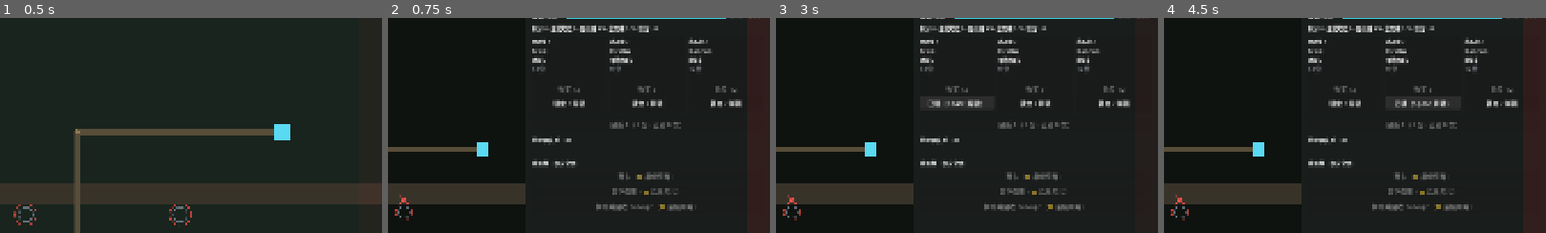
Above: before the commit, frames 1-4 (left to right).
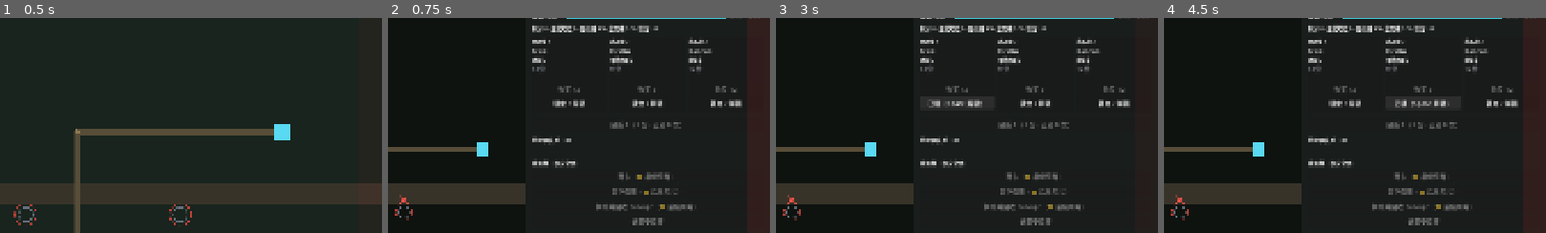
Above: after the commit, the same moments.

Repository: w814929152/corebound
Game: Godot game, scene res://scenes/main.tscn
The game is run twice, just before and just after one commit, with the same random seed, the same clock (stepped at 60 frames per second) and the same inputs.
Inputs:
- Up to frame 1 (0.5 s): no input
- Up to frame 2 (0.75 s): click "开关抽屉 (Tab)" at 0.5 s
- Up to frame 3 (3 s): click "放置模式" at 1.25 s; click "开关抽屉 (Tab)" at 2 s; click "锁定 / 解锁" at 2.75 s
- Up to frame 4 (4.5 s): click "已锁（Space 解锁）" at 3.5 s; click "锁定 / 解锁" at 4.25 s
The pictures show only the part of the screen within x 50-100%, y 7-57%; the shares and areas given below are measured in that part.

Frame 1 is identical in both runs. In frame 2, 0.2% of the frame differs, in the area x 64-72%, y 92-97%; in frame 3, 0.2%; in frame 4, 0.2%.

Commit message:
T1 修复入口 UI 弹窗: 安全窗重决策面板处置受损塔三选一(方案B)
- shop_runtime.gd: snapshot().slots 每座加 disabled 字段(UI 红点计数数据源, 金标本零改动)
- time_director.gd: 加 signal repair_requested()(信号总线, 与 salvage_requested 同构)
- shop_overlay.gd: _heavy_panel 加「处置受损塔 (N)」按钮(有受损塔才亮+红点计数, SR-R2 只标事实); _refresh_repair_btn 统计 snapshot disabled 数; 可否点=有受损塔且安全窗(T-C1/E16)
- 新建 disabled_tower_dialog.gd: 多塔处置弹窗(CanvasLayer 140 自定义 Control, 禁 AcceptDialog, 同 salvage_confirm_dialog 范式); 纯展示+意图确认不含玩法口径; 每座一行三选一(修复/被动拆除/放着不管=关闭); 修复按钮积分不足置灰(E-T4); 处置后 refresh 重算剩余列表空则自动关闭
- shop_controller.gd: _on_repair_requested/_show_repair_dialog/_remaining_disabled_rows 接线(组装 can_repair 布尔+挂修复/拆除/放着不管回调)
- 设计: 兑现 Q-T4 波次间三选一的 UI 层; E15 弹窗期间世界仍 paused
- 验证: 切片5 场景冒烟 22/0 EXIT=0(新弹窗+接线+按钮场景树编译运行零 SCRIPT ERROR); T1 单测 74 项(原67+AC-T1-15 新增7项 snapshot slots.disabled 数据源守护); 全量回归 3255 项/0 失败
- 文档同步: slice8-verify 修复入口行 / GDD Q-T4 行 / control-manifest(T1 批次自检+文件清单 67->74 项)

Diff:
--- a/scripts/gameplay/shop_controller.gd
+++ b/scripts/gameplay/shop_controller.gd
@@ -29,6 +29,8 @@
 const _TSM := preload("res://scripts/engine/time_state_machine.gd")
 const _ShopRuntime := preload("res://scripts/gameplay/shop_runtime.gd")
 const _SalvageDialog := preload("res://scripts/ui/salvage_confirm_dialog.gd")
+## 🔒 T1 修复入口：多塔处置弹窗（Disabled 塔三选一：修复/被动拆除/放着不管）
+const _DisabledTowerDialog := preload("res://scripts/ui/disabled_tower_dialog.gd")
 ## 🟢 切片8续3（可玩 MVP）：一局结算覆盖层（胜负展示 + 重开/退出）
 const _ResultOverlay := preload("res://scripts/ui/result_overlay.gd")
 
@@ -90,6 +92,9 @@
 	#  salvage_requested：切片8 拆除回收结算器 + I-9 二次确认弹窗
 	if not d.is_connected("salvage_requested", _on_salvage_requested):
 		d.salvage_requested.connect(_on_salvage_requested)
+	# 🔒 T1 修复入口：重决策面板「处置受损塔」→ 多塔处置弹窗（修复/被动拆除/放着不管）
+	if not d.is_connected("repair_requested", _on_repair_requested):
+		d.repair_requested.connect(_on_repair_requested)
 	#  I-7 塔位点选：MonsterLayer 点击塔 → runtime.select_tower
 	if not d.is_connected("tower_select_requested", _on_tower_select_requested):
 		d.tower_select_requested.connect(_on_tower_select_requested)
@@ -249,6 +254,77 @@
 	)
 
 
+# ---------------------------------------------------------------------------
+#  🔒 T1 修复入口（Q-T4 三选一 · E-T2 多塔列表 · E-T4 永不死锁）
+# ---------------------------------------------------------------------------
+## 「处置受损塔」按钮 → 读 list_disabled_towers() 组装多塔处置弹窗。
+func _on_repair_requested() -> void:
+	if runtime == null:
+		return
+	var rows: Array = runtime.list_disabled_towers()
+	if rows.is_empty():
+		runtime.last_error = "当前没有受损塔需要处置"
+		_emit_shop()
+		return
+	_show_repair_dialog(rows)
+
+
+## 组装多塔处置弹窗（E-T2：每座一行三选一）。
+##   🔴 每座预计算 `can_repair`（积分是否够修），供弹窗置灰「修复」按钮（E-T4）。
+##   🔴 E15：弹窗打开时世界仍 paused（dialog process_mode=ALWAYS，不解除暂停）。
+func _show_repair_dialog(rows: Array) -> void:
+	var dlg = _DisabledTowerDialog.new()
+	add_child(dlg)
+	# 组装行数据：加 can_repair 布尔（积分够不够修这一座）
+	var scrap_now := float(runtime.scrap)
+	var prepared: Array = []
+	for row in rows:
+		prepared.append({
+			"slot": int(row["slot"]),
+			"invested": float(row["invested"]),
+			"repair_cost": int(row["repair_cost"]),
+			"attach_layers": int(row["attach_layers"]),
+			"can_repair": scrap_now >= float(row["repair_cost"]),
+		})
+	# 玩家点「修复」→ 结算 + 刷新剩余受损塔列表（可能修好后列表变短/空）
+	dlg.tower_repair_requested.connect(func(slot: int) -> void:
+		var res: Dictionary = runtime.repair_tower(slot)
+		if bool(res["ok"]):
+			print("[shop_controller] 修复塔位 %d：花 %.0f 分回满 HP（保留装配卡）"
+				% [slot, float(res["cost"])])
+		else:
+			runtime.last_error = String(res["reason"])
+		_emit_shop()
+		_emit_run()
+		# 重算剩余受损塔 → 刷新弹窗（空则自动关闭）
+		dlg.refresh(_remaining_disabled_rows())
+	)
+	# 玩家点「被动拆除」→ 结算 + 刷新剩余列表
+	dlg.tower_salvage_requested.connect(func(slot: int) -> void:
+		var res: Dictionary = runtime.salvage_disabled_tower(slot)
+		if bool(res["ok"]):
+			print("[shop_controller] 被动拆除塔位 %d：销毁 %d 张卡（%d 层）· 返还 0%%"
+				% [slot, int(res["cards_destroyed"]), int(res["layers_destroyed"])])
+		else:
+			runtime.last_error = String(res["reason"])
+		_emit_shop()
+		_emit_run()
+		dlg.refresh(_remaining_disabled_rows())
+	)
+	# 「放着不管」/ 关闭 → 释放弹窗（no-op；下次安全窗仍在）
+	dlg.closed.connect(func() -> void:
+		dlg.queue_free()
+	)
+	dlg.show_towers(prepared)
+
+
+## 🔴 只读：重算当前剩余受损塔的弹窗行数据（某座修复/拆除后供 refresh 用）。
+func _remaining_disabled_rows() -> Array:
+	if runtime == null:
+		return []
+	return runtime.list_disabled_towers()
+
+
 # ---- 待放置队列 → 进入放置模式（I-8 的前半段）----
 func request_placement(pending_index: int) -> bool:
 	if runtime == null or director == null:
--- a/scripts/gameplay/shop_runtime.gd
+++ b/scripts/gameplay/shop_runtime.gd
@@ -1128,9 +1128,11 @@
 	for i in range(int(cfg["n_slots"])):
 		if by_slot.has(i):
 			var t2 = by_slot[i]
-			slots.append({"slot": i, "ctype": String(t2.ctype), "h": int(t2.h), "empty": false})
+			# 🔒 T1 修复入口 UI：暴露 disabled 状态供重决策面板红点计数（有受损塔才亮「处置受损塔」按钮）
+			slots.append({"slot": i, "ctype": String(t2.ctype), "h": int(t2.h),
+				"empty": false, "disabled": bool(t2.disabled)})
 		else:
-			slots.append({"slot": i, "ctype": "", "h": 0, "empty": true})
+			slots.append({"slot": i, "ctype": "", "h": 0, "empty": true, "disabled": false})
 		place_modes.append(placement_mode_for(i) if _placing_index >= 0 else "")
 
 	return {
--- /dev/null
+++ b/scripts/ui/disabled_tower_dialog.gd
@@ -0,0 +1,198 @@
+extends CanvasLayer
+##
+## T1 · 修复入口多塔处置弹窗（`disabled_tower_dialog.gd`）
+##
+## 🔴 口径来源：`mechanics-tower-life-death` §2.3 / Q-T4（三选一）/ Q-T8（数值）/ E-T2 / E-T4 / E-T6（原文一字不改）
+##   · Disabled 塔在**波次间安全窗**玩家三选一：
+##       ① **修复** `Repair`：花 `ceil(0.30×累计投入)` 分 → HP 回满 → 恢复输出（装配卡全保留，E-T6 层数不变）；
+##       ② **被动拆除** `Salvage(Disabled)`：返还 **0%**、装配卡全销毁、释放塔位；
+##       ③ **放着不管**：no-op（继续占塔位、不输出、仍吃 κ 折价）→ 本弹窗里 = 关闭（下次安全窗仍在）。
+##   · E-T2：多座同时停机**合并为一个列表弹窗**（每座一行三选一）。
+##   · E-T4：积分不足修不起 → 「修复」按钮**置灰**（玩家可改「放着不管」或「被动拆除」→ 永不死锁）。
+##
+## 🔴 分层：CanvasLayer 140（shop-reroll §2.4 分层表，同 salvage_confirm_dialog）；
+##    **禁止 `AcceptDialog` 默认控件** → 本文件用自定义 `Control`。
+## 🔴 E15：弹窗打开时世界仍 `paused`（本节点 `process_mode = ALWAYS`，只关注意图，不解除暂停）。
+##
+## 🔴 通用性（同 salvage_confirm_dialog）：本组件是**纯展示 + 意图确认**，不含任何玩法口径。
+##    `show_towers(rows)` 接收 **controller 已组装好的行数据**（含 `can_repair` 布尔），
+##    玩法结算（修花费多少、拆销毁几张）由 `ShopRuntime` 计算、由 `ShopController` 组装后传入。
+##    组件本身不 import 任何 engine 逻辑，只把玩家点选的 slot + 动作通过信号回传。
+##
+## 用法（ShopController 侧）：
+##   var dlg := DisabledTowerDialog.new()
+##   add_child(dlg)
+##   dlg.tower_repair_requested.connect(func(slot): runtime.repair_tower(slot); ...)
+##   dlg.tower_salvage_requested.connect(func(slot): runtime.salvage_disabled_tower(slot); ...)
+##   dlg.closed.connect(func(): dlg.queue_free())
+##   dlg.show_towers(runtime.list_disabled_towers())   # rows: [{slot, invested, repair_cost, attach_layers, can_repair}]
+##
+## ⚠️ Godot 坑（control-manifest §4）：
+##   G6 headless 无 global_script_class_cache → 不写 `class_name`，一律 preload 调用方处理；
+##   本节点是 Node（CanvasLayer），由 controller `add_child`，不走 class_name 实例化。
+##
+
+## 玩家在弹窗里点「修复」某座塔（携带塔位 slot）。
+signal tower_repair_requested(slot: int)
+## 玩家在弹窗里点「被动拆除」某座塔（携带塔位 slot）。
+signal tower_salvage_requested(slot: int)
+## 弹窗关闭（「放着不管」= no-op 关闭，或全部处置完毕自动关闭）。
+signal closed()
+
+
+var _built: bool = false
+var _on_close: Callable = Callable()
+
+var _panel: PanelContainer
+var _title_label: Label
+var _rows_box: VBoxContainer
+var _close_btn: Button
+
+
+func _init() -> void:
+	# 🔴 layer 必须在 _init 就钉死（show_towers 可能在 _ready 前被调）
+	layer = 140                          # shop-reroll §2.4 分层表：确认弹窗 = 140
+
+
+func _ready() -> void:
+	# 🔴 E15：弹窗期间世界仍 paused；本节点必须 ALWAYS 才能收按钮点击
+	process_mode = Node.PROCESS_MODE_ALWAYS
+	_build()
+	visible = false
+
+
+## 幂等构建（show_towers 可能在 _ready 之前被调，兜底自建）。
+func _build() -> void:
+	if _built:
+		return
+	_built = true
+	# 全屏半透明遮罩（点击空白处 = 关闭，防误触；等价「放着不管」）
+	var backdrop := ColorRect.new()
+	backdrop.color = Color(0.0, 0.0, 0.0, 0.5)
+	backdrop.set_anchors_preset(Control.PRESET_FULL_RECT)
+	backdrop.gui_input.connect(_on_backdrop_input)
+	add_child(backdrop)
+
+	_panel = PanelContainer.new()
+	_panel.set_anchors_preset(Control.PRESET_CENTER)
+	_panel.custom_minimum_size = Vector2(420.0, 0.0)
+	add_child(_panel)
+
+	var margin := MarginContainer.new()
+	margin.add_theme_constant_override("margin_left", 20)
+	margin.add_theme_constant_override("margin_right", 20)
+	margin.add_theme_constant_override("margin_top", 18)
+	margin.add_theme_constant_override("margin_bottom", 18)
+	_panel.add_child(margin)
+
+	var vbox := VBoxContainer.new()
+	vbox.add_theme_constant_override("separation", 12)
+	margin.add_child(vbox)
+
+	_title_label = Label.new()
+	_title_label.add_theme_font_size_override("font_size", 18)
+	_title_label.horizontal_alignment = HORIZONTAL_ALIGNMENT_CENTER
+	vbox.add_child(_title_label)
+
+	_rows_box = VBoxContainer.new()
+	_rows_box.add_theme_constant_override("separation", 10)
+	vbox.add_child(_rows_box)
+
+	_close_btn = Button.new()
+	_close_btn.text = "放着不管（关闭）"
+	_close_btn.custom_minimum_size = Vector2(0.0, 40.0)
+	_close_btn.pressed.connect(_on_close_pressed)
+	vbox.add_child(_close_btn)
+
+
+## 展示多塔处置弹窗。`rows` = controller 组装好的 Array[Dictionary]：
+##   { slot:int, invested:float, repair_cost:int, attach_layers:int, can_repair:bool }
+func show_towers(rows: Array) -> void:
+	_build()
+	var n := rows.size()
+	_title_label.text = "受损塔处置（%d 座 · 波次间安全窗）" % n
+	_clear_rows()
+	for row in rows:
+		_rows_box.add_child(_make_row(row))
+	# 无可修塔时把关闭按钮文案强调为唯一出口（E-T4：放不管 / 拆，永不死锁）
+	_close_btn.text = "放着不管（关闭）"
+	visible = true
+
+
+## 刷新行数据（controller 在某座塔处置后重算剩余受损塔列表 → 重新填充；空则关闭）。
+func refresh(rows: Array) -> void:
+	if rows.is_empty():
+		_dismiss()
+		return
+	show_towers(rows)
+
+
+func _clear_rows() -> void:
+	for ch in _rows_box.get_children():
+		_rows_box.remove_child(ch)
+		ch.queue_free()
+
+
+## 组装单座塔的行：信息行 + 三选一按钮（修复 / 被动拆除）。
+##   🔴 修复按钮 `can_repair=false` 时置灰（E-T4：修不起 → 只能「放着不管」或「被动拆除」）。
+func _make_row(row: Dictionary) -> Control:
+	var slot: int = int(row["slot"])
+	var invested := float(row["invested"])
+	var repair_cost := int(row["repair_cost"])
+	var n_layers := int(row["attach_layers"])
+	var can_repair := bool(row["can_repair"])
+
+	var box := VBoxContainer.new()
+	box.add_theme_constant_override("separation", 6)
+
+	var info := Label.new()
+	info.add_theme_font_size_override("font_size", 14)
+	info.text = "塔位 S%d · 累计投入 %.0f 分 · 装配 %d 层" % [slot, invested, n_layers]
+	box.add_child(info)
+
+	var hint := Label.new()
+	hint.add_theme_font_size_override("font_size", 12)
+	hint.text = "修复 %d 分（回满 HP · 保留装配卡）｜ 被动拆除（返还 0% · 销毁 %d 层）" % [repair_cost, n_layers]
+	hint.add_theme_color_override("font_color", Color(0.55, 0.57, 0.60, 1.0))
+	box.add_child(hint)
+
+	var hbox := HBoxContainer.new()
+	hbox.add_theme_constant_override("separation", 8)
+	box.add_child(hbox)
+
+	var repair_btn := Button.new()
+	repair_btn.text = "修复 %.0f 分" % float(repair_cost)
+	repair_btn.custom_minimum_size = Vector2(130.0, 36.0)
+	repair_btn.disabled = not can_repair
+	if not can_repair:
+		repair_btn.text = "积分不足 · 修不起"
+	repair_btn.pressed.connect(func() -> void:
+		tower_repair_requested.emit(slot))
+	hbox.add_child(repair_btn)
+
+	var salvage_btn := Button.new()
+	salvage_btn.text = "被动拆除"
+	salvage_btn.custom_minimum_size = Vector2(110.0, 36.0)
+	salvage_btn.pressed.connect(func() -> void:
+		tower_salvage_requested.emit(slot))
+	hbox.add_child(salvage_btn)
+
+	return box
+
+
+func _on_close_pressed() -> void:
+	_dismiss()
+
+
+## 「放着不管」/ 点遮罩空白 → 关闭（no-op；下次安全窗仍在）。
+func _dismiss() -> void:
+	visible = false
+	closed.emit()
+
+
+func _on_backdrop_input(event: InputEvent) -> void:
+	# 点击遮罩空白 = 关闭（🔴 不触发任何处置动作 = 「放着不管」）
+	if event is InputEventMouseButton:
+		var mb := event as InputEventMouseButton
+		if mb.pressed and mb.button_index == MOUSE_BUTTON_LEFT:
+			_dismiss()
--- a/scripts/ui/shop_overlay.gd
+++ b/scripts/ui/shop_overlay.gd
@@ -63,6 +63,7 @@
 var _salvage_btn: Button
 var _discard_btn: Button
 var _detach_btn: Button
+var _repair_btn: Button              # 🔒 T1 修复入口：处置受损塔（有 disabled 塔才亮 + 红点计数）
 var _pending_label: Label
 var _pending_box: VBoxContainer
 var _place_box: VBoxContainer
@@ -221,12 +222,18 @@
 	_discard_btn = Button.new(); _discard_btn.text = "弃卡（🟡 后续切片）"
 	_detach_btn = Button.new(); _detach_btn.text = "卸下改投（🟡 后续切片）"
 	_salvage_btn = Button.new(); _salvage_btn.text = "拆除并回收 Salvage（🟡 后续切片）"
+	# 🔒 T1 修复入口（Q-T4 三选一）：处置受损塔。有 disabled 塔才亮 + 红点计数(N)。
+	_repair_btn = Button.new(); _repair_btn.text = "处置受损塔"
 	_heavy_panel.add_child(_discard_btn)
 	_heavy_panel.add_child(_detach_btn)
 	_heavy_panel.add_child(_salvage_btn)
+	_heavy_panel.add_child(_repair_btn)
 	_salvage_btn.pressed.connect(func() -> void:
 		if director != null:
 			director.emit_signal("salvage_requested"))
+	_repair_btn.pressed.connect(func() -> void:
+		if director != null:
+			director.emit_signal("repair_requested"))
 
 	# ---- 留白撑开 ----
 	var spacer := Control.new()
@@ -373,8 +380,34 @@
 	_reroll_btn.disabled = not can_reroll
 	_reroll_btn.add_theme_color_override("font_color", C_TEXT if can_reroll else C_WARN)
 
+	# ---- 🔒 T1 修复入口：统计受损塔（disabled）数，更新「处置受损塔」按钮（红点计数）----
+	_refresh_repair_btn(s)
+
 	_refresh_pending(s)
 	_refresh_placement(s)
+
+
+## 🔒 T1 修复入口 UI（Q-T4 三选一 · SR-R2 只标事实）：
+##   · 统计 snapshot `slots` 里 `disabled=true` 的塔数；
+##   · 有受损塔 → 按钮显示计数（"处置受损塔 (N)"）+ 红点；无 → 文案回落"处置受损塔"。
+##   · 🔴 可否点 = 有受损塔 **且** 安全窗（heavy_on）——非安全窗一律置灰（T-C1 / E16）。
+##   · 🔴 只标事实（有几座受损），不标推荐（该修还是该拆由玩家判断）。
+func _refresh_repair_btn(s: Dictionary) -> void:
+	var n := 0
+	for row in s.get("slots", []):
+		if bool(row.get("disabled", false)):
+			n += 1
+	var heavy_on := false
+	if director != null:
+		heavy_on = (int(director.sm.clock()["drawer"]) == _TSM.Drawer.HEAVY)
+	if n > 0:
+		_repair_btn.text = "处置受损塔 (%d)" % n
+		_repair_btn.add_theme_color_override("font_color", C_WARN)   # 红点提示有待处置
+	else:
+		_repair_btn.text = "处置受损塔"
+		_repair_btn.add_theme_color_override("font_color", C_DIM)
+	# 🔴 可否点 = 有受损塔 且 安全窗（两者缺一不可）
+	_repair_btn.disabled = not (n > 0 and heavy_on)
 
 
 func _refresh_pending(s: Dictionary) -> void:
@@ -488,6 +521,8 @@
 	_discard_btn.disabled = not heavy_on
 	_detach_btn.disabled = not heavy_on
 	_salvage_btn.disabled = not heavy_on
+	# 🔒 T1 修复入口：基础置灰跟随安全窗；具体「有受损塔才亮 + 计数」在 _refresh_shop 里按 snapshot 更新
+	_repair_btn.disabled = not heavy_on
 
 
 func _on_budget_changed(left: float, budget_max: float) -> void:
--- a/scripts/ui/time_director.gd
+++ b/scripts/ui/time_director.gd
@@ -11,7 +11,7 @@
 ##    实测依据见 `docs/phase3/slice3-godot47-api-probe.log`。
 ##
 ## 后续切片要接的**意图信号**已在下方声明（骨架阶段只发不实现）：
-##   reroll_requested / buy_requested / lock_toggled / placement_confirmed / salvage_requested
+##   reroll_requested / buy_requested / lock_toggled / placement_confirmed / salvage_requested / repair_requested
 ##
 
 # 🔴 G6：headless 无 global_script_class_cache → 一律 preload
@@ -33,6 +33,9 @@
 signal lock_toggled(slot: int)
 signal placement_confirmed(slot: int)
 signal salvage_requested()
+## 🔒 T1 修复入口 UI（Q-T4 三选一）：安全窗重决策面板「处置受损塔」按钮 →
+##   ShopController 读 runtime.list_disabled_towers() 弹出多塔处置弹窗（修复/被动拆除/放着不管）。
+signal repair_requested()
 ## 🟡 切片8·I-7：战场塔位点选请求（MonsterLayer 点击塔 → 本信号 → ShopController 接 runtime.select_tower）
 signal tower_select_requested(slot: int)
 signal placement_cancelled()
--- a/tests/test_suite_t1_aggro.gd
+++ b/tests/test_suite_t1_aggro.gd
@@ -409,6 +409,53 @@
 
 
 # ===========================================================================
+#  AC-T1-15 · 修复入口 UI 数据源（snapshot slots.disabled 红点计数）
+#  ---------------------------------------------------------------------------
+#  H10 后续 · UI 层接修复弹窗（方案B 重决策面板入口）的数据地基：
+#  shop_runtime.snapshot() 的 `slots` 每座带 `disabled` 布尔，供 shop_overlay
+#  统计受损塔数 → 「处置受损塔 (N)」按钮红点计数（SR-R2 只标事实）。
+#  🔴 本单测守护 snapshot 的 disabled 字段正确反映塔的真实状态（金标本零改动：
+#     snapshot 是玩家路线 UI 数据，AI 路线不读）。
+# ===========================================================================
+func _test_repair_ui_snapshot_datasource() -> void:
+	_log("")
+	_log("--- [AC-T1-15] 修复入口 UI 数据源：snapshot slots.disabled 红点计数 ---")
+	# ① 单座 Disabled 塔 → 该 slot 的 disabled=true
+	var rt = _mk_rt_with_disabled_tower(0, 1, 100.0, 500.0)
+	var snap: Dictionary = rt.snapshot()
+	_check_bool("snapshot 有 slots 字段", snap.has("slots"), true)
+	var rows: Array = snap["slots"]
+	_check_bool("slots 每座带 disabled 字段", rows[0].has("disabled"), true)
+	_check_bool("受损塔 slot 0 的 disabled=true", bool(rows[0]["disabled"]), true)
+	# ② 修复后 → disabled=false（红点应消失）
+	rt.repair_tower(0)
+	var snap2: Dictionary = rt.snapshot()
+	var rows2: Array = snap2["slots"]
+	_check_bool("修复后 slot 0 的 disabled=false", bool(rows2[0]["disabled"]), false)
+	# ③ 多塔混合：一座受损 + 一座正常 → 计数 = 1（只标事实，不标推荐）
+	var rt3 = _ShopRuntime.new()
+	rt3.setup("B", 20261002)
+	rt3.player.towers = []
+	var td := _PS.make_tower(0, "Cannon", 1, {})   # 受损
+	td.invested = 100.0; td.disabled = true; td.hp = 0.0
+	td.hp_max = _MonsterData.tower_hp(1)
+	var tn := _PS.make_tower(1, "Arrow", 2, {})    # 正常
+	tn.invested = 50.0; tn.disabled = false
+	rt3.player.towers.append(td)
+	rt3.player.towers.append(tn)
+	rt3.scrap = 500.0
+	var snap3: Dictionary = rt3.snapshot()
+	var rows3: Array = snap3["slots"]
+	var n_disabled := 0
+	for r in rows3:
+		if bool(r["disabled"]):
+			n_disabled += 1
+	_check_int("多塔混合：snapshot 受损塔计数 = 1", n_disabled, 1)
+	_check_bool("slot 0（受损）disabled=true", bool(rows3[0]["disabled"]), true)
+	_check_bool("slot 1（正常）disabled=false", bool(rows3[1]["disabled"]), false)
+
+
+# ===========================================================================
 #  AC-T1-13 · V-1 定稿：ATTRITION=1.50 + 起手保护 WARMUP=2（实时↔批处理对称）
 # ===========================================================================
 func _test_v1_finalized_attrition_and_warmup() -> void:
@@ -483,6 +530,7 @@
 	_test_repair_entry()
 	_test_salvage_disabled()
 	_test_disabled_noop_never_deadlock()
+	_test_repair_ui_snapshot_datasource()
 	_test_v1_finalized_attrition_and_warmup()
 	_test_v2_diagnose_protect_core()
 	_log("")
Not shown, changed: design/gdd/mechanics-tower-life-death.md
Not shown, changed: docs/architecture/control-manifest.md
Not shown, changed: docs/phase3/slice8-verify.md
